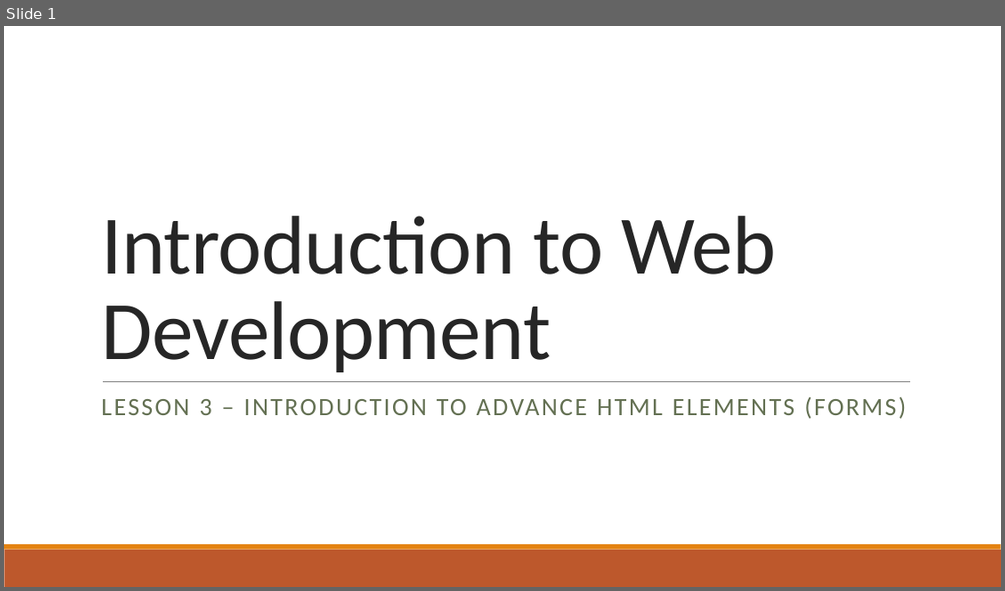
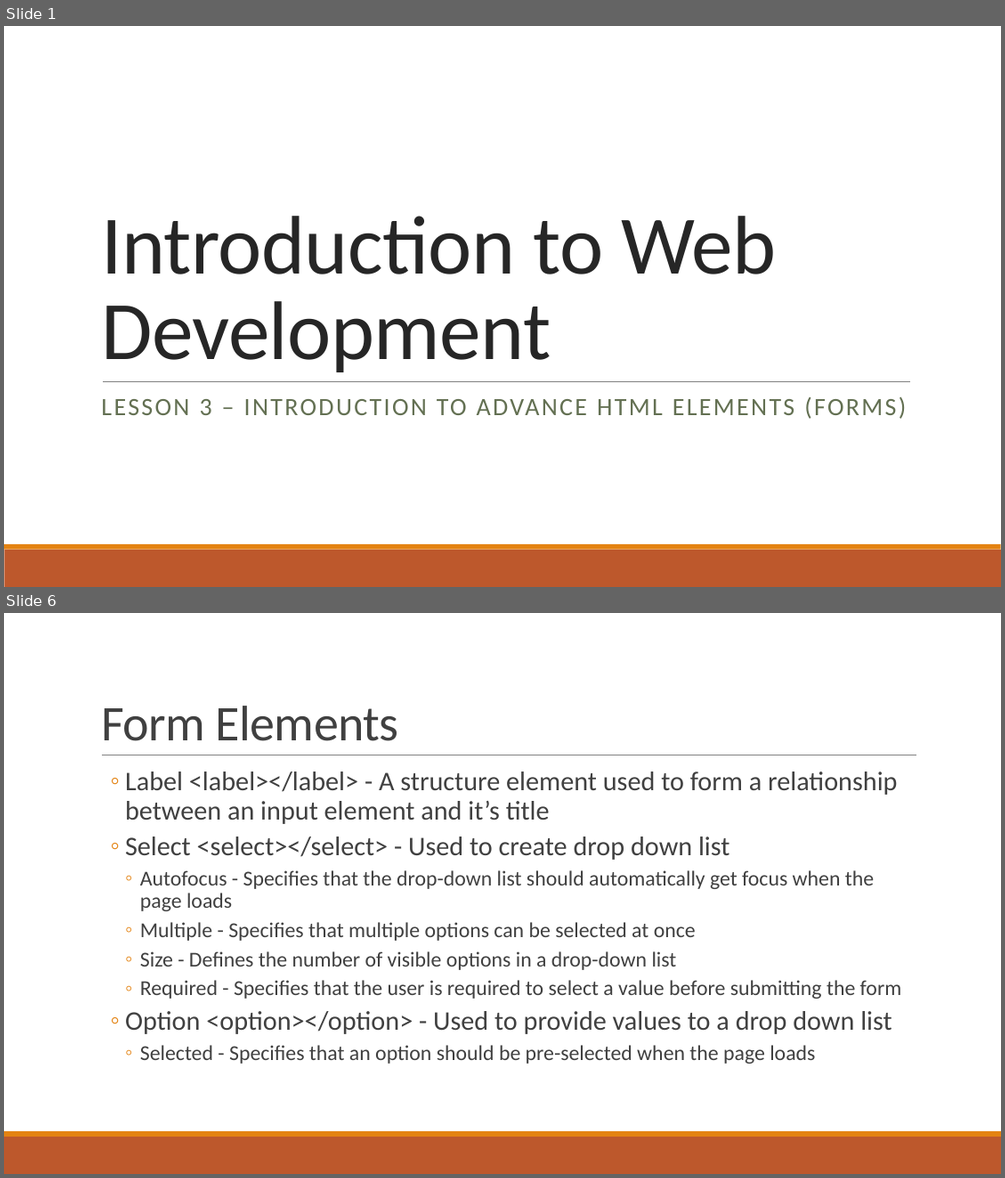
Before and after one commit to Code-Flo/Introduction_To_Web_Development, a slide deck: Class 3/Introduction to Web Development_Lesson3.pptx. Shown one above the other, each under a label of ours: slide 1 before the commit, slides 1 and 6 after it; the slides between them are not shown. The pictures are 1005x591 and 1005x1178 pixels, drawn with LibreOffice and Linux fonts; fonts in the diff are those of the drawing. Boxes give left, top, right and bottom in pixels: in the first picture for what was removed or moved away, otherwise in the second. Text is boxed around its words. In the diff, an @@ line names an element or a change of style, - is before the commit and + after.

```diff
--- a/Class 3/Introduction to Web Development_Lesson3.pptx
+++ b/Class 3/Introduction to Web Development_Lesson3.pptx
@@ slide 6 added at (4,613,1001,1174), background #FFFFFF; not listed: 2 template elements that a slide beside it also shows @@
@@ title added at (101,706,399,741), 48 pt, text #404040 @@
+Form Elements
@@ line added from (102, 755) to (917, 755), #808080 0.5 pt @@
@@ text added at (125,771,902,1063), 20.4 pt, text #404040 @@
+  ◦ Label <label></label> - A structure element used to form a relationship between an input element and it’s title
+  ◦ Select <select></select> - Used to create drop down list
+    ◦ Autofocus - Specifies that the drop-down list should automatically get focus when the page loads
+    ◦ Multiple - Specifies that multiple options can be selected at once
+    ◦ Size - Defines the number of visible options in a drop-down list
+    ◦ Required - Specifies that the user is required to select a value before submitting the form
+  ◦ Option <option></option> - Used to provide values to a drop down list
+    ◦ Selected - Specifies that an option should be pre-selected when the page loads
```
Also in this commit, not shown: 3 slides changed, 2 other slides added, 9 other files.
